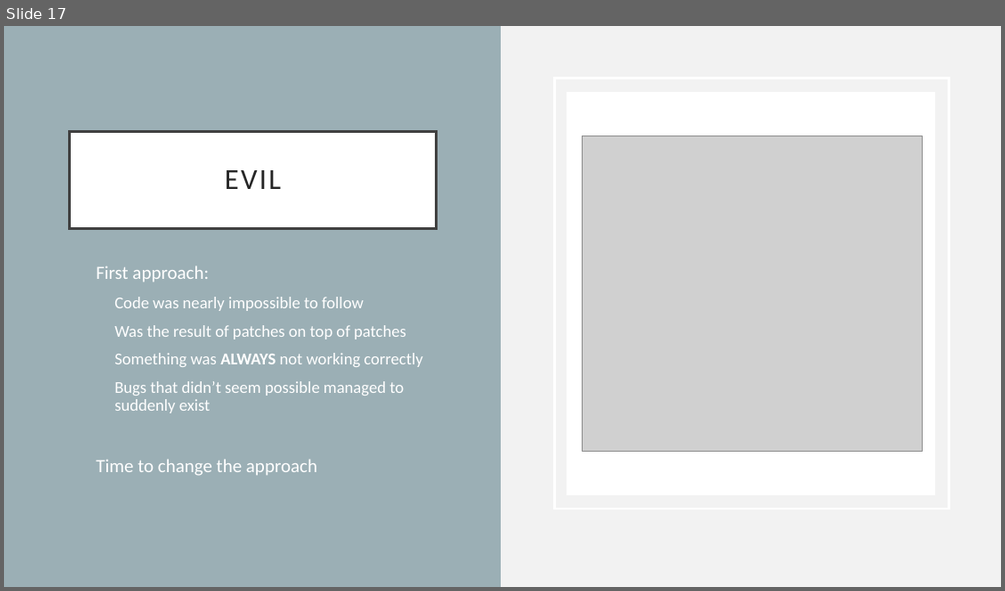
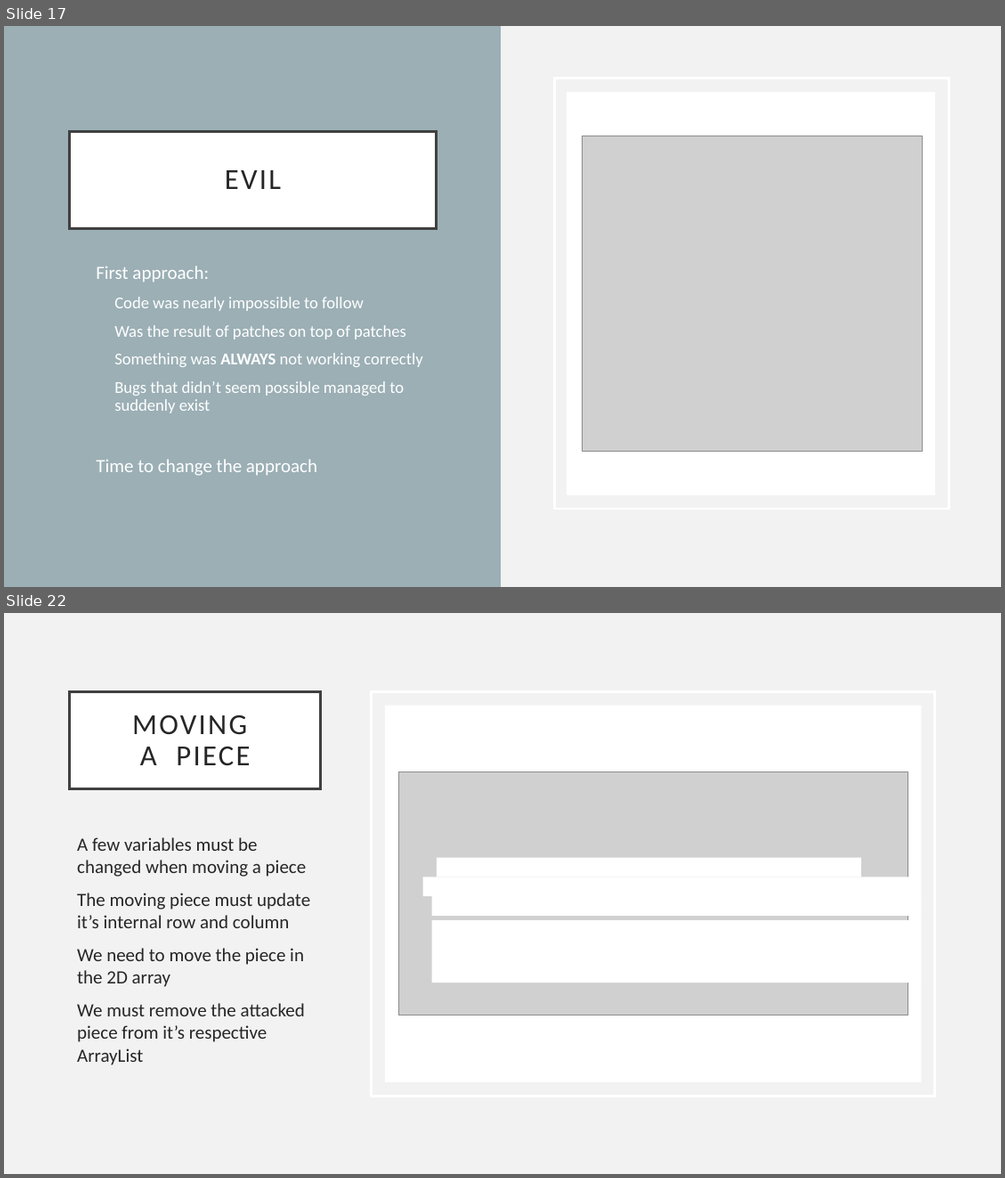
Before and after one commit to mo523/Chess, a slide deck: Adventures in Chess.pptx. Shown one above the other, each under a label of ours: slide 17 before the commit, slides 17 and 22 after it; the slides between them are not shown. The pictures are 1005x591 and 1005x1178 pixels, drawn with LibreOffice and Linux fonts; fonts in the diff are those of the drawing; grey boxes stand for pictures. Boxes give left, top, right and bottom in pixels: in the first picture for what was removed or moved away, otherwise in the second. Text is boxed around its words. In the diff, an @@ line names an element or a change of style, - is before the commit and + after.

```diff
--- a/Adventures in Chess.pptx
+++ b/Adventures in Chess.pptx
@@ slide 22 added at [4, 613, 1001, 1174], background #F2F2F2 @@
@@ title added at [70, 691, 320, 788], fill #FFFFFF, outline #404040 2.5 pt, 28 pt, text #262626 @@
+MOVING
+A PIECE
@@ rectangle added at [372, 691, 934, 1095], outline #FFFFFF 2.5 pt @@
@@ rectangle added at [385, 705, 921, 1082], fill #FFFFFF @@
@@ picture added at [398, 772, 907, 1015] @@
@@ text added at [77, 837, 310, 1065], 18 pt, text #262626 @@
+A few variables must be changed when moving a piece
+The moving piece must update it’s internal row and column
+We need to move the piece in the 2D array
+We must remove the attacked piece from it’s respective ArrayList
@@ rectangle added at [423, 877, 912, 896], fill #FFFFFF @@
@@ rectangle added at [437, 858, 861, 877], fill #FFFFFF @@
@@ rectangle added at [432, 896, 921, 916], fill #FFFFFF @@
@@ rectangle added at [432, 920, 921, 983], fill #FFFFFF @@
```
Also in this commit, not shown: 4 slides changed, 11 other slides added, 1 slide removed.
